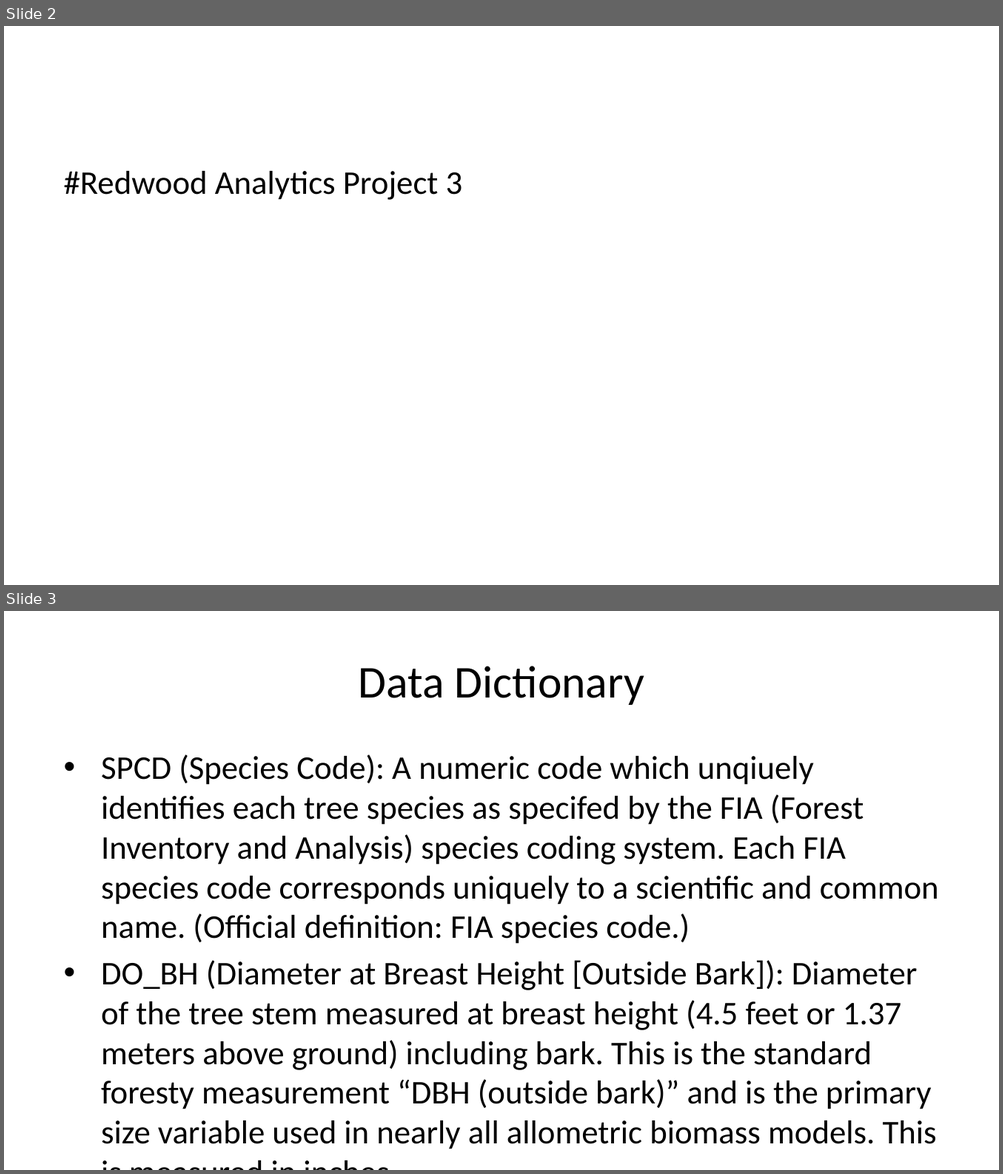
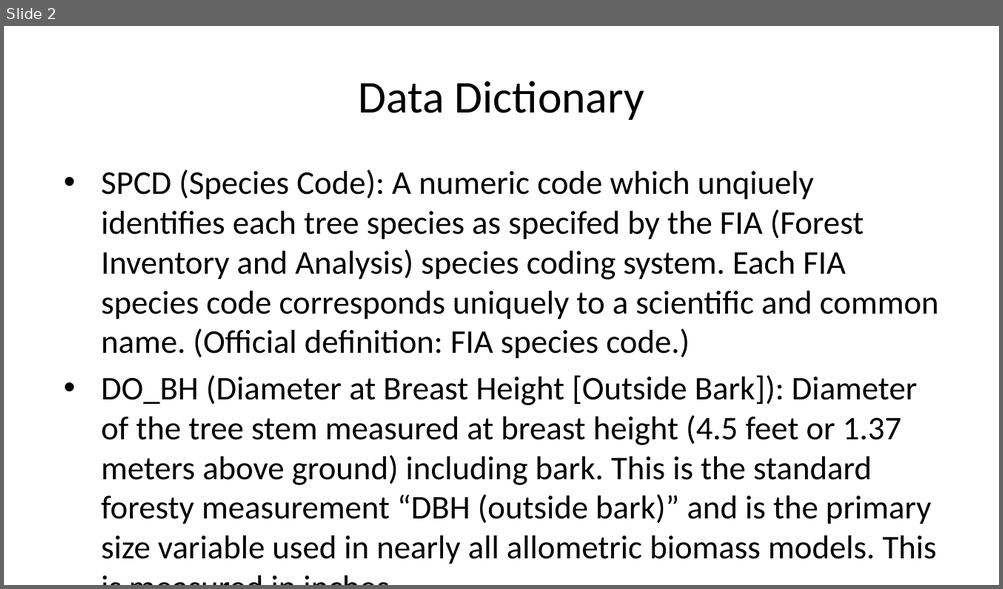
Before and after one commit to deancallahan25/Redwood-Analytics-Portfolio, a slide deck: Project-3/individual-models/data/presentation.pptx. Shown one above the other, each under a label of ours: slides 2 and 3 before the commit, slide 2 after it. The pictures are 1003x1174 and 1003x589 pixels, drawn with LibreOffice and Linux fonts; fonts in the diff are those of the drawing. Boxes give left, top, right and bottom in pixels: in the first picture for what was removed or moved away, otherwise in the second. Text is boxed around its words. In the diff, an @@ line names an element or a change of style, - is before the commit and + after.

```diff
--- a/Project-3/individual-models/data/presentation.pptx
+++ b/Project-3/individual-models/data/presentation.pptx
@@ slide 2 removed at bbox=[4, 26, 999, 585], background #FFFFFF @@
@@ text removed at bbox=[64, 171, 463, 200] @@
-#Redwood Analytics Project 3
@@ what was slide 3 is now slide 2 @@
```
Also in this commit, not shown: 1 slide changed, 3 slides added, 1 other slide removed, 1 other file.
